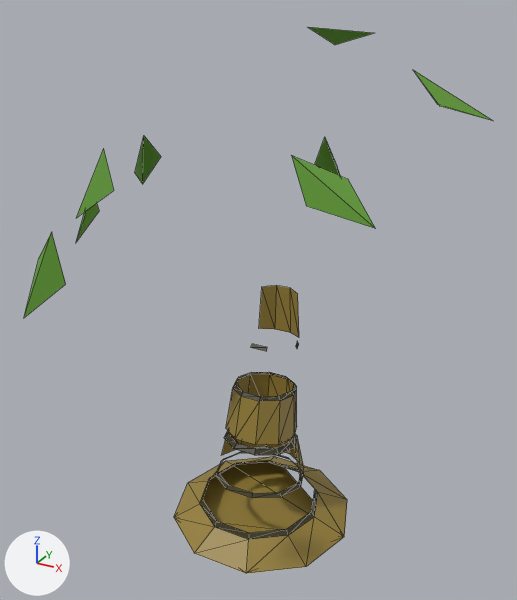
A saved change to the glTF model public/Assets/models/palm/lod2/model.glb.
The view is the same before and after, from a 50 mm lens placed at (7.36, -13.38, 13.04), pointed at (0.64, -1.16, 6.92). Arrows for +X, +Y and +Z are at lower left; the lights stay in place. The picture after the commit comes second. Mesh edges are drawn as thin lines. Where no turn or scale is listed for an object, it has been applied to the vertices. Vertices at exactly the same position are counted once.

The scene before the commit, as lines of its bpy script (objects in view):
```python
me_mesh_0 = bpy.data.meshes.new('Mesh_0')
me_mesh_0.from_pydata(...)  # 60 vertices, 62 faces; spans x -2.4..2.39, y -1.92..2.67, z -0.02..6.1
me_mesh_0.materials.append(mat_material_008)  # yellow #967f37
me_mesh_1 = bpy.data.meshes.new('Mesh_1')
me_mesh_1.from_pydata(...)  # 88 vertices, 84 faces; spans x -1.6..1.59, y -1.31..1.75, z 0.44..5.02
me_mesh_1.materials.append(mat_material_009)  # brown #373112
me_mesh_2 = bpy.data.meshes.new('Mesh_2')
me_mesh_2.from_pydata(...)  # 30 vertices, 14 faces; spans x -3.33..4.95, y -5.64..1.55, z 7.67..12.35
me_mesh_2.materials.append(mat_material_010)  # green #639f33
ob_circle002_1 = bpy.data.objects.new('Circle002_1', me_mesh_0)
ob_circle002_1.location = (-0.08, 0.0, 0.0)
ob_circle002_2 = bpy.data.objects.new('Circle002_2', me_mesh_1)
ob_circle002_2.location = (-0.08, 0.0, 0.0)
ob_circle002_3 = bpy.data.objects.new('Circle002_3', me_mesh_2)
ob_circle002_3.location = (-0.08, 0.0, 0.0)
```
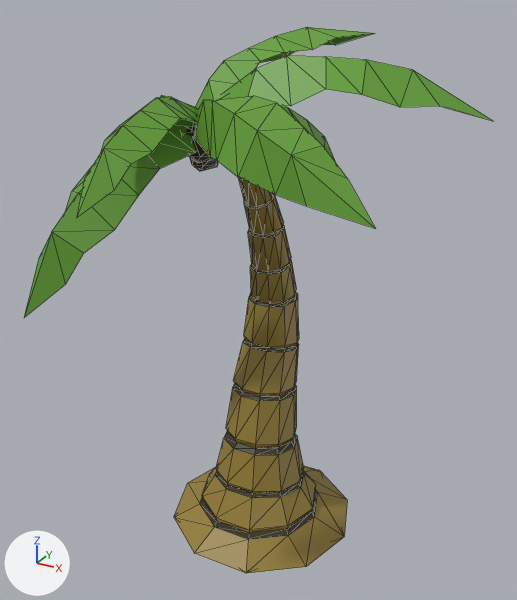
What differs and where, as boxes (x1, y1, x2, y2) in the pictures (517 x 600 px):
'Circle002_1', reshaped (57% taller): before (174, 285, 347, 574); after (174, 121, 347, 574)
'Circle002_2', reshaped: before (200, 341, 318, 539); after (185, 126, 318, 539)
part 1 of me_mesh_0, added (yellow): after (202, 467, 316, 533)
part 2 of me_mesh_0, added: after (234, 342, 299, 397)
part 3 of me_mesh_0, added: after (248, 226, 291, 271)
part 4 of me_mesh_0, added: after (250, 261, 297, 304)
part 5 of me_mesh_0, added: after (244, 194, 284, 235)
part 6 of me_mesh_0, added: after (238, 177, 273, 207)
part 7 of me_mesh_0, added (yellow): after (216, 429, 301, 493)
part 8 of me_mesh_0, added: after (244, 294, 299, 348)
part 9 of me_mesh_1, added: after (249, 293, 297, 307)
part 10 of me_mesh_1, added: after (250, 259, 292, 274)
part 11 of me_mesh_1, added: after (248, 225, 284, 238)
part 12 of me_mesh_1, added: after (244, 194, 274, 209)
part 13 of me_mesh_1, added (mostly hidden): after (185, 126, 196, 136)
part 14 of me_mesh_1, added: after (189, 136, 213, 163)
part 15 of me_mesh_1, added: after (190, 158, 218, 171)
part 16 of me_mesh_1, added: after (243, 339, 297, 352)
part 17 of me_mesh_2, added (green): after (52, 27, 439, 283)

The change, as a list of edits to the scene's bpy script:
```text
Change me_mesh_0:
    remove me_mesh_0.from_pydata(...)  # 60 vertices, 62 faces; spans x -2.4..2.39, y -1.92..2.67, z -0.02..6.1
    add me_mesh_0.from_pydata(...)  # 302 vertices, 380 faces; spans x -2.4..2.39, y -2.45..2.67, z -0.02..10.85
    me_mesh_0 part 1: a new loose piece of 30 vertices spanning x -1.55..1.54, y -1.25..1.72, z 0.57..1.37, in mat_material_008 (yellow #967f37)
    me_mesh_0 part 2: a new loose piece of 28 vertices spanning x -0.82..0.8, y -0.23..1.52, z 3.73..4.95, in mat_material_008 (yellow #967f37)
    me_mesh_0 part 3: a new loose piece of 26 vertices spanning x -0.51..0.48, y 0.15..1.27, z 6.94..8.0, in mat_material_008 (yellow #967f37)
    me_mesh_0 part 4: a new loose piece of 25 vertices spanning x -0.57..0.56, y 0.35..1.5, z 6.1..7.04, in mat_material_008 (yellow #967f37)
    me_mesh_0 part 5: a new loose piece of 25 vertices spanning x -0.39..0.41, y -0.11..0.92, z 7.88..8.89, in mat_material_008 (yellow #967f37)
    me_mesh_0 part 6: a new loose piece of 20 vertices spanning x -0.33..0.33, y -0.45..0.45, z 8.61..9.53, in mat_material_008 (yellow #967f37)
    me_mesh_0 part 7: 28 vertices added at x -1.12..1.11, y -0.86..1.29, z 1.18..2.56
    me_mesh_0 part 8: 20 vertices added at x -0.73..0.69, y 0.23..1.49, z 4.77..6.07
    other edits to the shape of me_mesh_0 do not show in these pictures
Change me_mesh_1:
    remove me_mesh_1.from_pydata(...)  # 88 vertices, 84 faces; spans x -1.6..1.59, y -1.31..1.75, z 0.44..5.02
    add me_mesh_1.from_pydata(...)  # 303 vertices, 362 faces; spans x -1.6..1.59, y -2.68..1.75, z 0.44..10.94
    me_mesh_1 part 9: the loose piece of 20 vertices spanning x -0.83..0.81, y -0.27..1.3, z 3.63..3.88 is copied, and the copy is multiplied about its middle by the matrix ((0.592, 0.428, -0.043), (-0.429, 0.584, -0.105), (-0.027, 0.11, 0.723)), then moved by (-0.01, 0.42, 2.33); it spans x -0.63..0.59, y 0.36..1.53, z 6.04..6.15
    me_mesh_1 part 10: the loose piece of 20 vertices spanning x -0.83..0.81, y -0.27..1.3, z 3.63..3.88 is copied, and the copy is multiplied about its middle by the matrix ((-0.188, 0.576, -0.059), (-0.57, -0.195, -0.086), (-0.101, 0.029, 0.6)), then moved by (-0.01, 0.3, 3.22); it spans x -0.52..0.48, y 0.35..1.29, z 6.87..7.09
    me_mesh_1 part 11: the loose piece of 20 vertices spanning x -0.83..0.81, y -0.27..1.3, z 3.63..3.88 is copied, and the copy is multiplied about its middle by the matrix ((-0.514, 0.0, 0.001), (0.0, -0.511, -0.057), (0.001, -0.057, 0.511)), then moved by (0.0, 0.03, 4.17); it spans x -0.44..0.42, y 0.15..0.95, z 7.82..8.04
    me_mesh_1 part 12: the loose piece of 20 vertices spanning x -0.83..0.81, y -0.27..1.3, z 3.63..3.88 is copied, and the copy is turned 34.9 degrees about the x axis through its middle and scaled by 0.436, then moved by (0.01, -0.34, 4.98); it spans x -0.36..0.35, y -0.11..0.49, z 8.57..8.91
    me_mesh_1 part 13: a new loose piece of 15 vertices spanning x -0.49..0.12, y -2.68..-2.03, z 10.16..10.78, in mat_material_009 (brown #373112)
    me_mesh_1 part 14: a new loose piece of 14 vertices spanning x -0.12..0.5, y -2.6..-2.02, z 10.02..10.6, in mat_material_009 (brown #373112)
    me_mesh_1 part 15: a new loose piece of 14 vertices spanning x -0.27..0.35, y -2.29..-1.71, z 9.78..10.36, in mat_material_009 (brown #373112)
    me_mesh_1 part 16: 12 vertices added at x -0.74..0.57, y 0.41..1.52, z 4.68..4.98
    other edits to the shape of me_mesh_1 do not show in these pictures
Change me_mesh_2:
    remove me_mesh_2.from_pydata(...)  # 30 vertices, 14 faces; spans x -3.33..4.95, y -5.64..1.55, z 7.67..12.35
    add me_mesh_2.from_pydata(...)  # 168 vertices, 192 faces; spans x -3.33..4.95, y -5.64..1.55, z 7.67..12.35
    me_mesh_2 part 17
    138 vertices are added at x -2.75..3.63, y -5.04..0.76, z 8.85..12.2
    178 new faces join them
```
